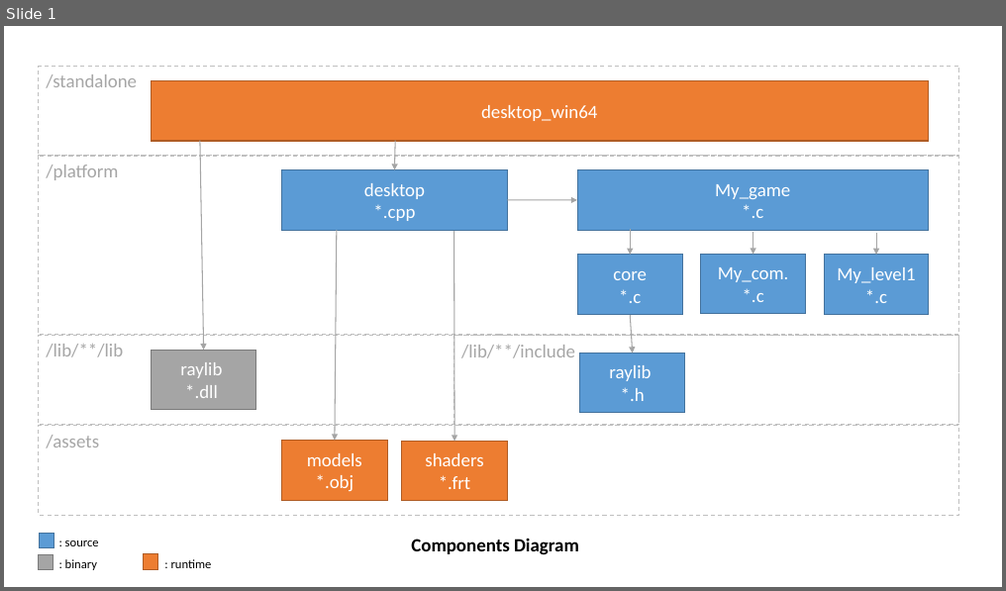
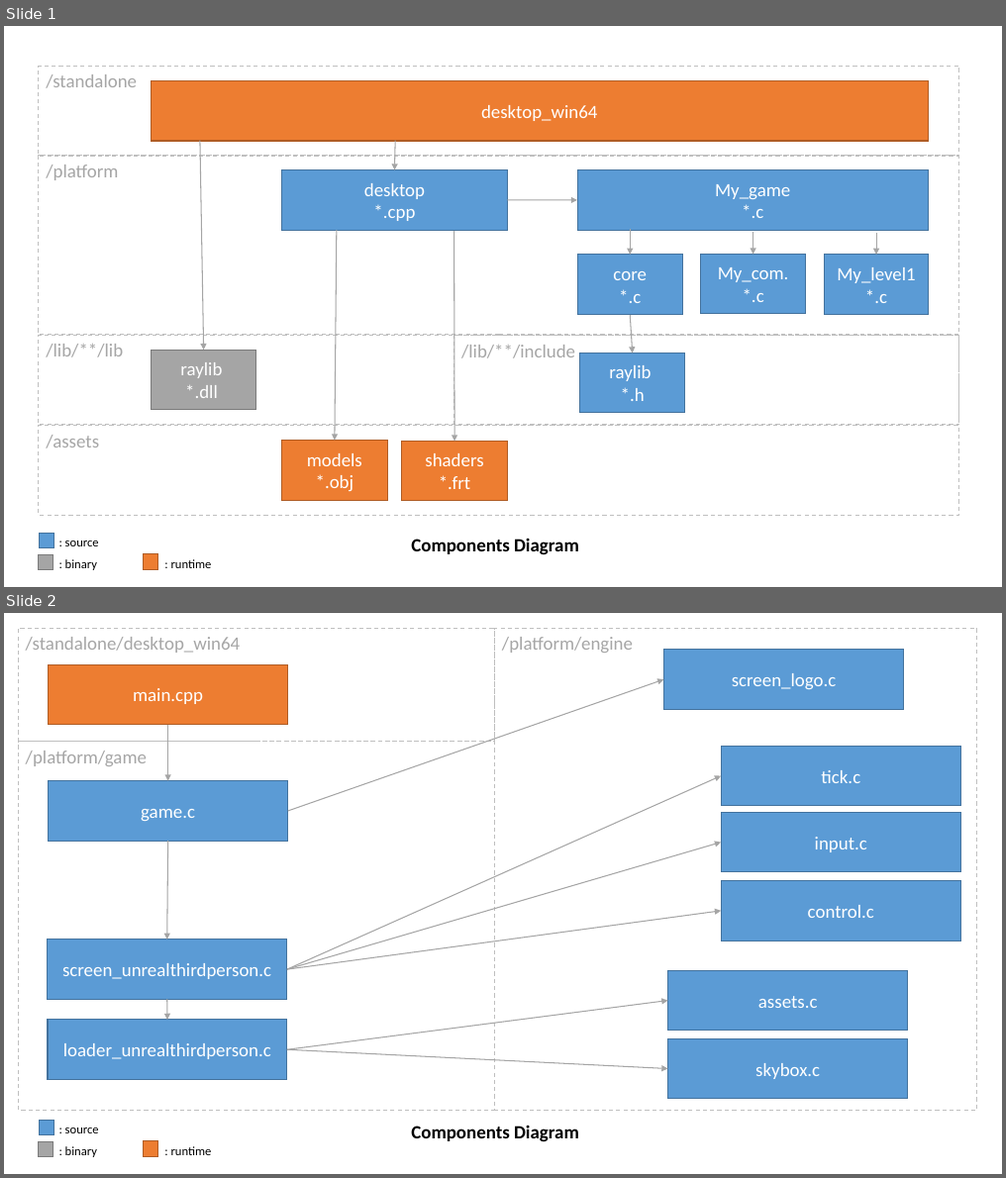
Before and after one commit to DamienFremont/c99-raylib5-gl3-3dgame-starter, a slide deck: docs/README/diagrams.pptx. Shown one above the other, each under a label of ours: slide 1 before the commit, slides 1 and 2 after it. The pictures are 1006x591 and 1006x1178 pixels, drawn with LibreOffice and Linux fonts; fonts in the diff are those of the drawing. Boxes give left, top, right and bottom in pixels: in the first picture for what was removed or moved away, otherwise in the second. Text is boxed around its words. In the diff, an @@ line names an element or a change of style, - is before the commit and + after.

Commit message:
docs: ✏️ class diagram

```diff
--- a/docs/README/diagrams.pptx
+++ b/docs/README/diagrams.pptx
@@ slide 2 added at bbox=[4, 613, 1002, 1174], background #FFFFFF @@
@@ rectangle added at bbox=[18, 628, 495, 742], outline #BFBFBF 1 pt dashed, 18 pt, text #A6A6A6 @@
+/standalone/desktop_win64
@@ rectangle added at bbox=[494, 628, 977, 1110], outline #BFBFBF 1 pt dashed, 18 pt, text #A6A6A6 @@
+/platform/engine
@@ rectangle added at bbox=[49, 664, 288, 725], fill #ED7D31, outline #AF5C24 1 pt, 18 pt, text #FFFFFF @@
+main.cpp
@@ rectangle added at bbox=[664, 650, 905, 710], fill #5B9BD5, outline #43739E 1 pt, 18 pt, text #FFFFFF @@
+screen_logo.c
@@ arrow added from (288, 811) to (664, 679), #A5A5A5 1 pt @@
@@ arrow added from (168, 725) to (168, 781), #A5A5A5 1 pt @@
@@ rectangle added at bbox=[18, 742, 495, 1111], outline #BFBFBF 1 pt dashed, 18 pt, text #A6A6A6 @@
+/platform/game
@@ rectangle added at bbox=[721, 747, 961, 806], fill #5B9BD5, outline #43739E 1 pt, 18 pt, text #FFFFFF @@
+tick.c
@@ rectangle added at bbox=[49, 781, 288, 842], fill #5B9BD5, outline #43739E 1 pt, 18 pt, text #FFFFFF @@
+game.c
@@ arrow added from (287, 969) to (721, 776), #A5A5A5 1 pt @@
@@ rectangle added at bbox=[721, 812, 961, 872], fill #5B9BD5, outline #43739E 1 pt, 18 pt, text #FFFFFF @@
+input.c
@@ arrow added from (168, 842) to (167, 940), #A5A5A5 1 pt @@
@@ arrow added from (287, 969) to (721, 842), #A5A5A5 1 pt @@
@@ rectangle added at bbox=[721, 881, 961, 941], fill #5B9BD5, outline #43739E 1 pt, 18 pt, text #FFFFFF @@
+control.c
@@ arrow added from (287, 969) to (721, 911), #A5A5A5 1 pt @@
@@ rectangle added at bbox=[48, 940, 288, 999], fill #5B9BD5, outline #43739E 1 pt, 18 pt, text #FFFFFF @@
+screen_unrealthirdperson.c
@@ rectangle added at bbox=[668, 970, 908, 1031], fill #5B9BD5, outline #43739E 1 pt, 18 pt, text #FFFFFF @@
+assets.c
@@ rectangle added at bbox=[48, 1020, 287, 1080], fill #5B9BD5, outline #43739E 1 pt, 18 pt, text #FFFFFF @@
+loader_unrealthirdperson.c
@@ arrow added from (167, 999) to (167, 1020), #A5A5A5 1 pt @@
@@ arrow added from (287, 1051) to (668, 1001), #A5A5A5 1 pt @@
@@ arrow added from (287, 1051) to (668, 1069), #A5A5A5 1 pt @@
@@ rectangle added at bbox=[668, 1039, 908, 1099], fill #5B9BD5, outline #43739E 1 pt, 18 pt, text #FFFFFF @@
+skybox.c
@@ rectangle added at bbox=[39, 1143, 54, 1157], fill #A5A5A5, outline #7A7A7A 1 pt @@
@@ rectangle added at bbox=[40, 1121, 54, 1136], fill #5B9BD5, outline #43739E 1 pt @@
@@ text added at bbox=[65, 1128, 212, 1157], 12 pt, text #000000 @@
+: source
+: binary : runtime
@@ rectangle added at bbox=[143, 1142, 157, 1157], fill #ED7D31, outline #AF5C24 1 pt @@
@@ text added at bbox=[411, 1126, 579, 1143], 18 pt, text #000000, bold @@
+Components Diagram
```
Also in this commit, not shown: 2 other files.
